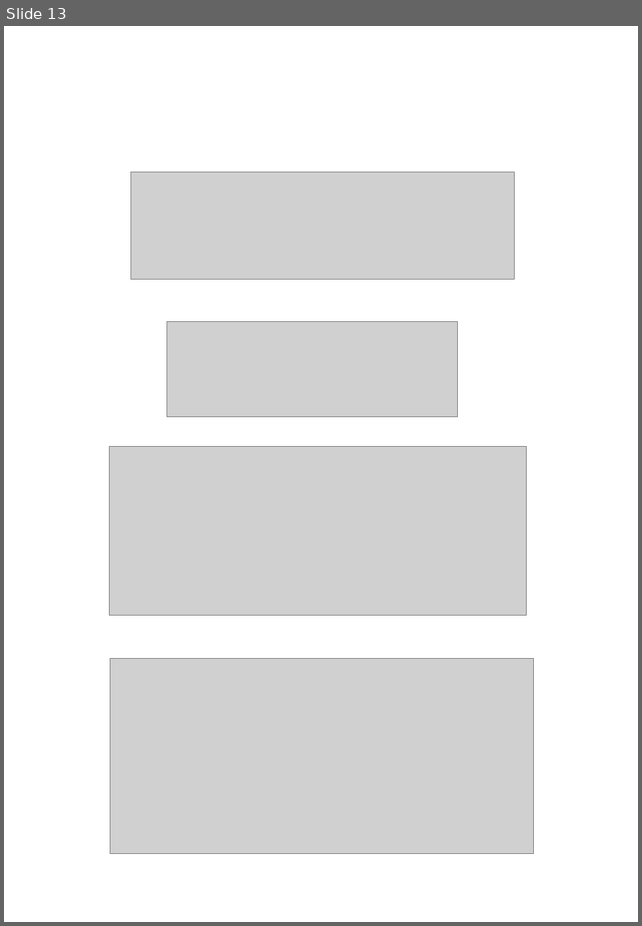
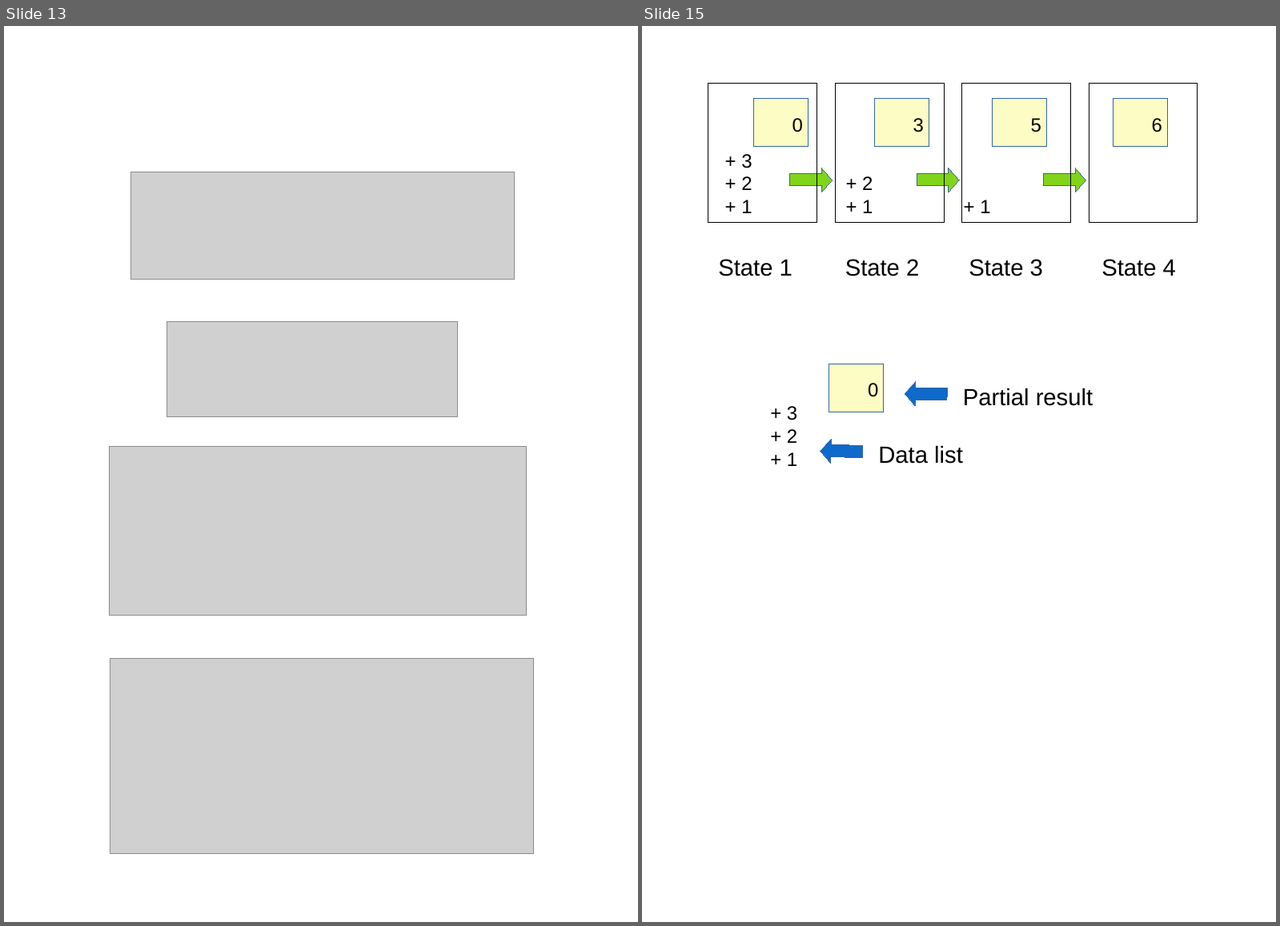
Before and after one commit to fabhrius/La-Cosa, a slide deck: capitulos/1 - Procesamiento de la informacion/Procesamiento de la informacion.odp. Shown side by side, each under a label of ours: slide 13 before the commit, slides 13 and 15 after it; the slides between them are not shown. The pictures are 642x926 and 1280x926 pixels, drawn with LibreOffice and Linux fonts; fonts in the diff are those of the drawing; grey boxes stand for pictures. Boxes give left, top, right and bottom in pixels: in the first picture for what was removed or moved away, otherwise in the second. Text is boxed around its words. In the diff, an @@ line names an element or a change of style, - is before the commit and + after.

```diff
--- a/capitulos/1 - Procesamiento de la informacion/Procesamiento de la informacion.odp
+++ b/capitulos/1 - Procesamiento de la informacion/Procesamiento de la informacion.odp
@@ slide 15 added at (642, 26, 1276, 922), background #FFFFFF @@
@@ rectangle added at (708, 84, 817, 222), outline #000000 0 pt @@
@@ rectangle added at (835, 84, 944, 222), outline #000000 0 pt @@
@@ rectangle added at (961, 84, 1070, 222), outline #000000 0 pt @@
@@ rectangle added at (1088, 84, 1197, 222), outline #000000 0 pt @@
@@ rectangle added at (754, 99, 808, 147), fill #FCFCC4, outline #3465A4 0 pt @@
@@ text added at (792, 118, 803, 132), 18 pt, text #000000 @@
+0
@@ rectangle added at (874, 99, 928, 147), fill #FCFCC4, outline #3465A4 0 pt @@
@@ text added at (913, 118, 924, 132), 18 pt, text #000000 @@
+0
@@ text added at (913, 118, 924, 132), 18 pt, text #000000 @@
+3
@@ rectangle added at (992, 99, 1047, 147), fill #FCFCC4, outline #3465A4 0 pt @@
@@ text added at (1031, 118, 1041, 132), 18 pt, text #000000 @@
+0
@@ text added at (1031, 118, 1041, 132), 18 pt, text #000000 @@
+5
@@ rectangle added at (1112, 99, 1167, 147), fill #FCFCC4, outline #3465A4 0 pt @@
@@ text added at (1152, 118, 1162, 132), 18 pt, text #000000 @@
+0
@@ text added at (1152, 118, 1162, 132), 18 pt, text #000000 @@
+6
@@ text added at (741, 154, 752, 213), 18 pt, text #000000 @@
++ 3
++ 2
++ 1
@@ right arrow added at (790, 168, 832, 192), fill #81D41A, outline #3465A4 0 pt @@
@@ right arrow added at (916, 168, 959, 192), fill #81D41A, outline #3465A4 0 pt @@
@@ right arrow added at (1044, 168, 1085, 192), fill #81D41A, outline #3465A4 0 pt @@
@@ text added at (862, 176, 872, 213), 18 pt, text #000000 @@
++ 2
++ 1
@@ text added at (980, 200, 990, 213), 18 pt, text #000000 @@
++ 1
@@ text added at (718, 259, 792, 276), 22 pt, text #000000 @@
+State 1
@@ text added at (845, 259, 919, 276), 22 pt, text #000000 @@
+State 2
@@ text added at (968, 259, 1043, 276), 22 pt, text #000000 @@
+State 3
@@ text added at (1101, 259, 1176, 276), 22 pt, text #000000 @@
+State 4
@@ freeform shape added at (829, 364, 884, 412), fill #FCFCC4, outline #3465A4 0 pt @@
@@ text added at (868, 383, 878, 397), 18 pt, text #000000 @@
+0
@@ right arrow added at (904, 381, 947, 405), fill #0F6ACC, outline #3465A4 0 pt @@
@@ text added at (787, 406, 797, 466), 18 pt, text #000000 @@
++ 3
++ 2
++ 1
@@ text added at (963, 388, 1092, 406), 22 pt, text #000000 @@
+Partial result
@@ right arrow added at (820, 439, 863, 463), fill #0F6ACC, outline #3465A4 0 pt @@
@@ text added at (878, 445, 963, 464), 22 pt, text #000000 @@
+Data list
```
Also in this commit, not shown: 1 slide changed, 1 other slide added, 40 other files.
